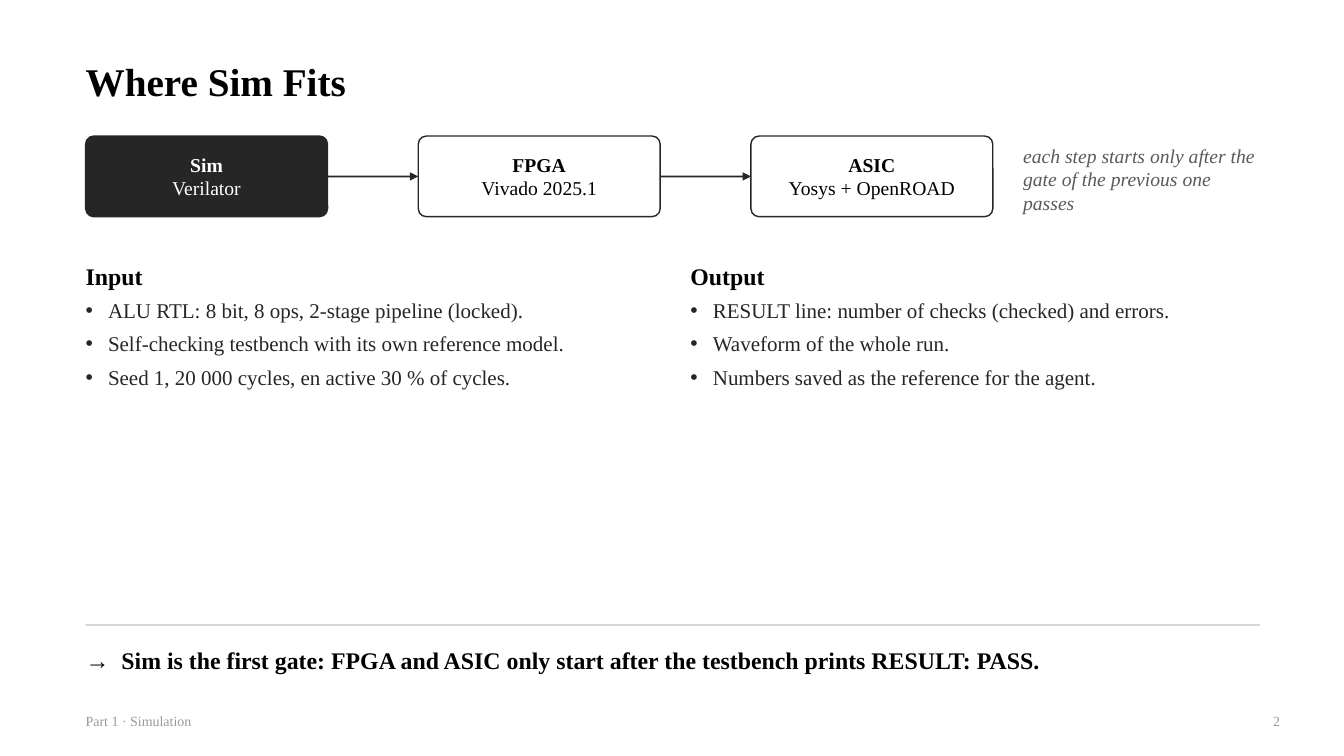
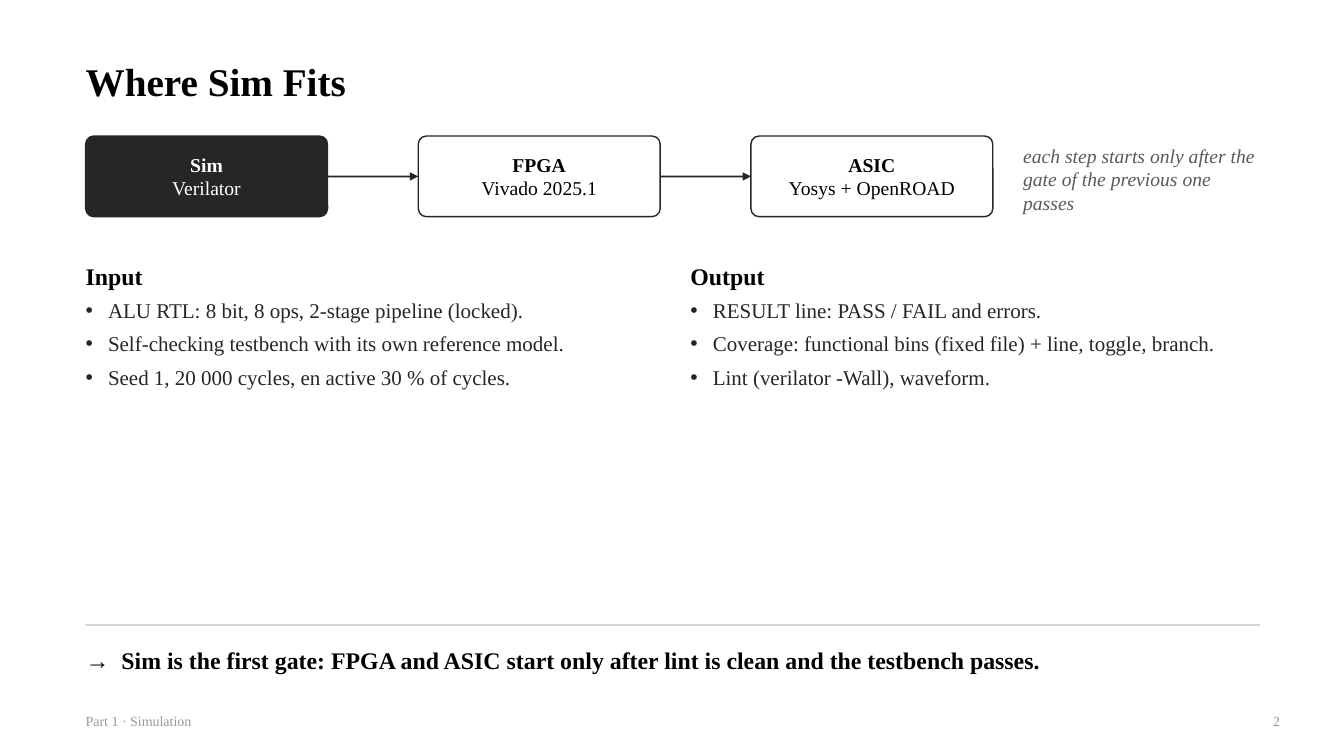
Before and after one commit to chipchip-tech/CHIA-workflow, a slide deck: slide 2 of projects/demo-alu/report/guides/1_Sim.pptx. Drawn at 1344x756 pixels with LibreOffice and Linux fonts; fonts in the diff are those of the drawing. Boxes give left, top, right and bottom in pixels: in the first picture for what was removed or moved away, otherwise in the second. Text is boxed around its words. In the diff, an @@ line names an element or a change of style, - is before the commit and + after.

```diff
--- a/projects/demo-alu/report/guides/1_Sim.pptx
+++ b/projects/demo-alu/report/guides/1_Sim.pptx
@@ text at (713,303,1214,389): text changed @@
-• RESULT line: number of checks (checked) and errors.
-• Waveform of the whole run.
-• Numbers saved as the reference for the agent.
+• RESULT line: PASS / FAIL and errors.
+• Coverage: functional bins (fixed file) + line, toggle, branch.
+• Lint (verilator -Wall), waveform.
@@ text at (121,652,1040,674): text changed @@
-→ Sim is the first gate: FPGA and ASIC only start after the testbench prints RESULT: PASS.
+→ Sim is the first gate: FPGA and ASIC start only after lint is clean and the testbench passes.
```
Also in this commit, not shown: 4 other slides changed, 1 slide added, 1 slide removed, 5 other files.
